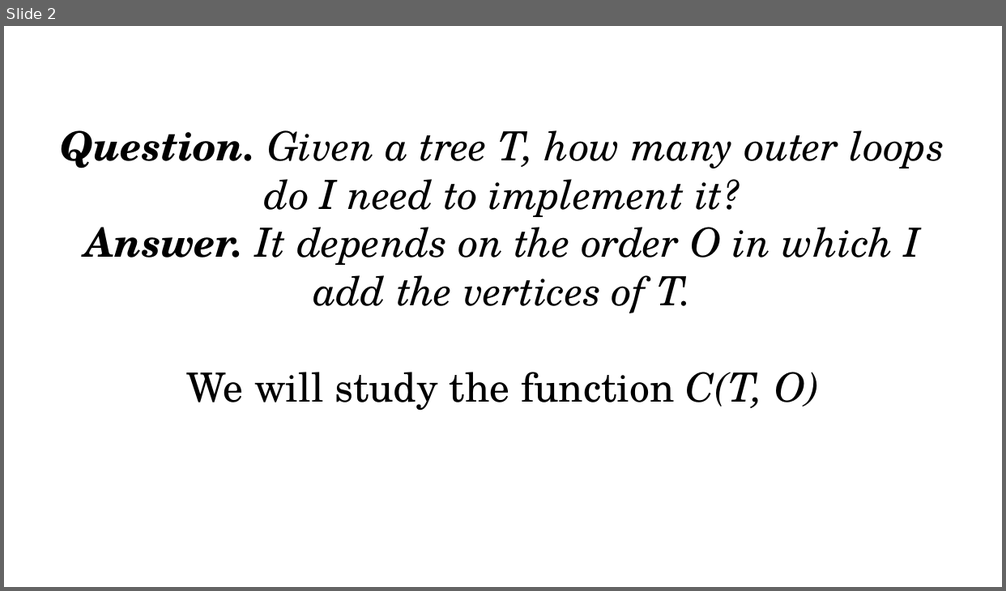
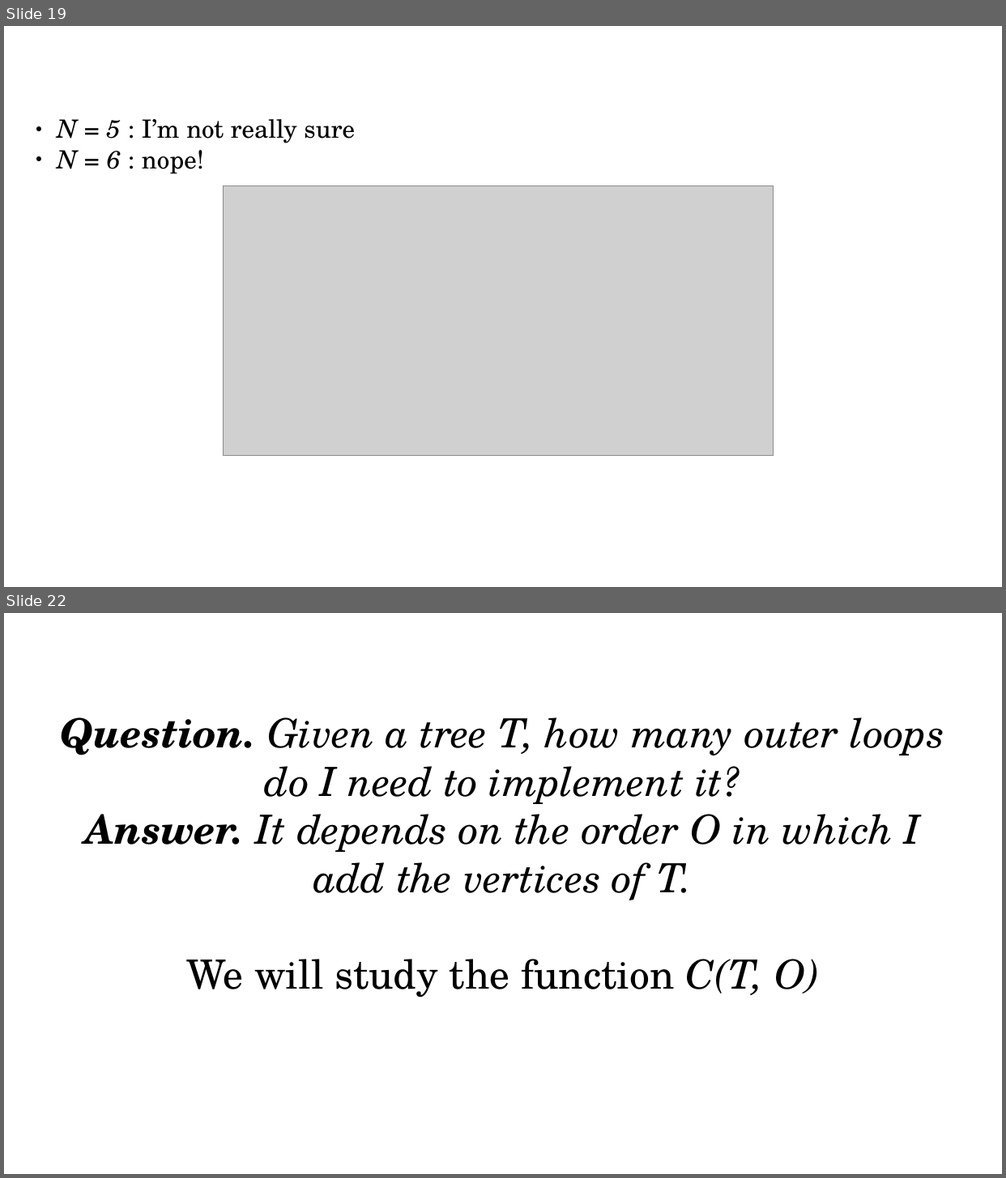
Before and after one commit to thenerdmix/vdsp, a slide deck: presentation/Untitled 1.odp. Shown one above the other, each under a label of ours: slide 2 before the commit, slides 19 and 22 after it; the slides between them are not shown. The pictures are 1006x591 and 1006x1178 pixels, drawn with LibreOffice and Linux fonts; fonts in the diff are those of the drawing; grey boxes stand for pictures. Boxes give left, top, right and bottom in pixels: in the first picture for what was removed or moved away, otherwise in the second. Text is boxed around its words. In the diff, an @@ line names an element or a change of style, - is before the commit and + after.

```diff
--- a/presentation/Untitled 1.odp
+++ b/presentation/Untitled 1.odp
@@ slide 19 added at box(4, 26, 1002, 587), background #FFFFFF @@
@@ text added at box(57, 119, 355, 174), 20 pt, text #000000 @@
+● N = 5 : I’m not really sure
+● N = 6 : nope!
@@ picture added at box(224, 186, 774, 456) @@
@@ what was slide 2 is now slide 22 @@
```
Also in this commit, not shown: 3 slides changed, 22 other slides added, 1 slide removed, 9 other files.
